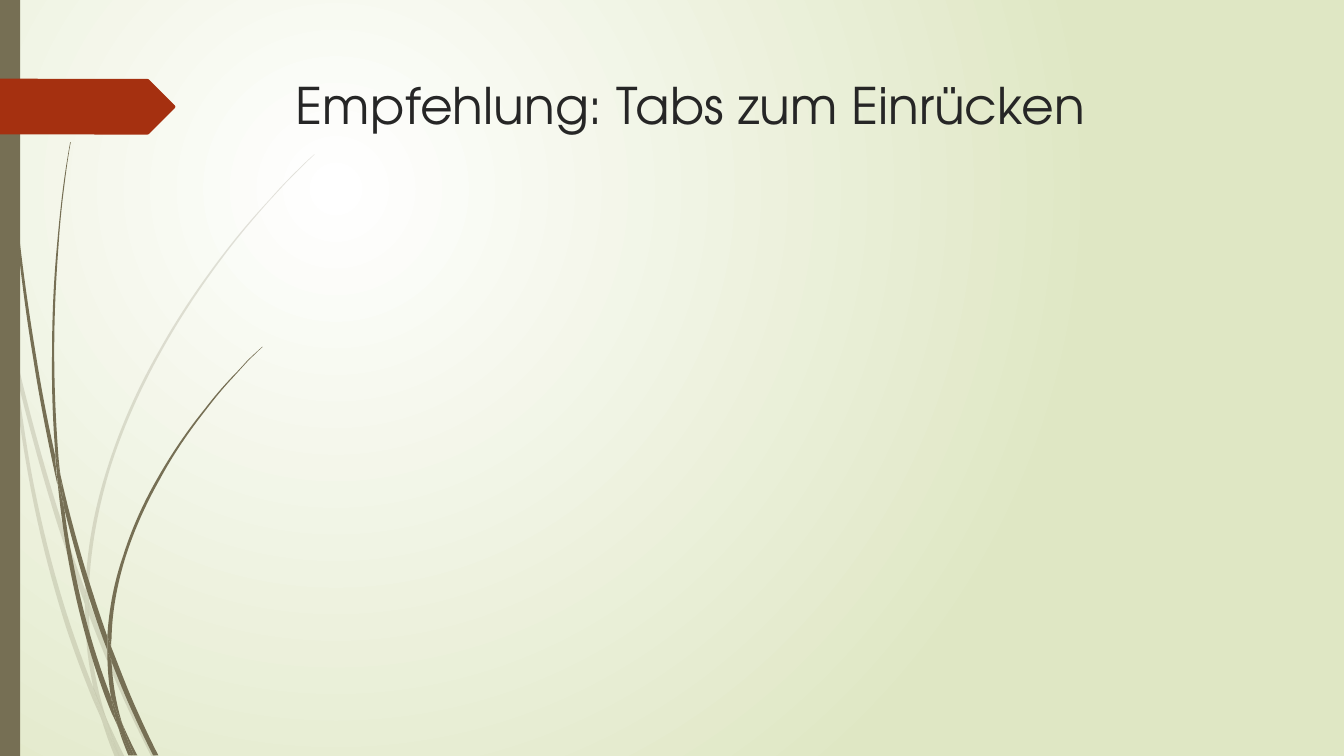
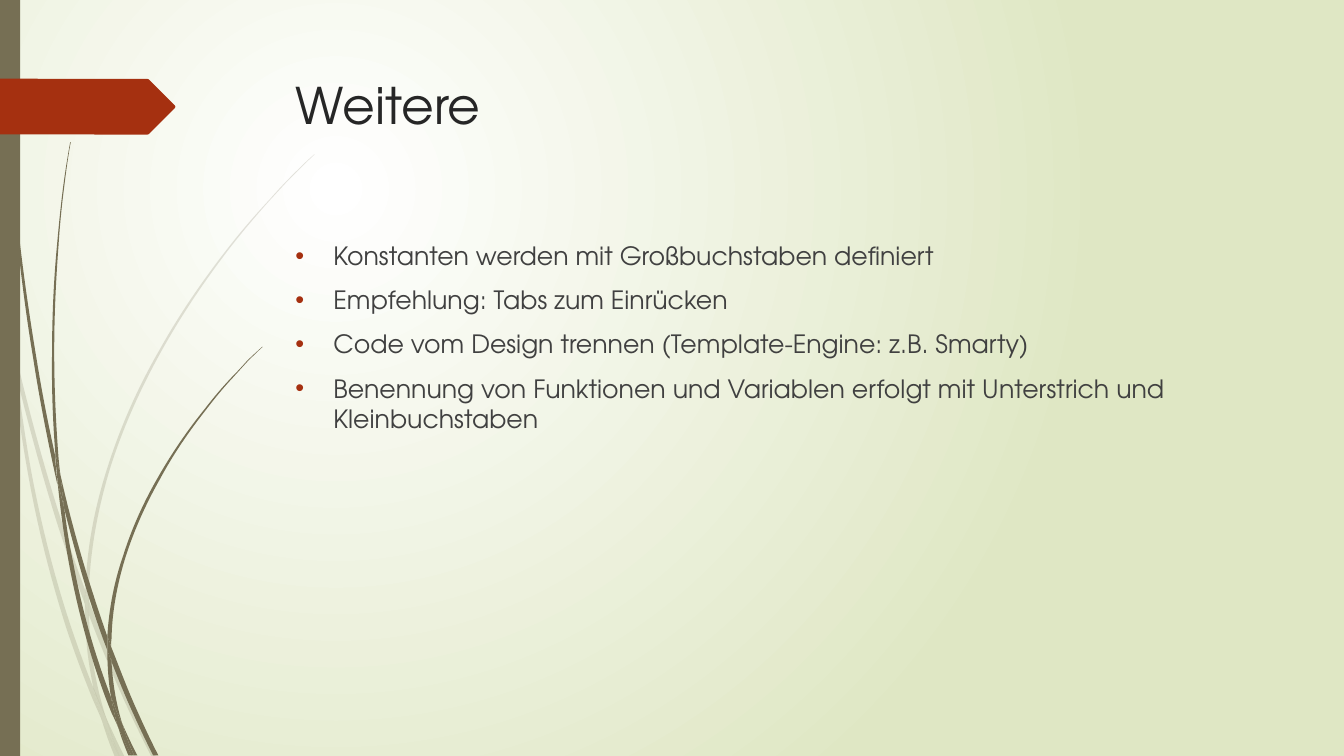
Before and after one commit to sarahkekslein/tictactoe, a slide deck: slide 10 of Präsentation/Code Conventions.pptx (slide 11 before the commit). Drawn at 1344x756 pixels with LibreOffice and Linux fonts; fonts in the diff are those of the drawing. Boxes give left, top, right and bottom in pixels: in the first picture for what was removed or moved away, otherwise in the second. Text is boxed around its words. In the diff, an @@ line names an element or a change of style, - is before the commit and + after.

```diff
--- a/Präsentation/Code Conventions.pptx
+++ b/Präsentation/Code Conventions.pptx
@@ title at (296, 86, 481, 125): text changed @@
-Empfehlung: Tabs zum Einrücken
+Weitere
@@ text added at (333, 246, 1164, 429), 18 pt, text #404040 @@
+• Konstanten werden mit Großbuchstaben definiert
+• Empfehlung: Tabs zum Einrücken
+• Code vom Design trennen (Template-Engine: z.B. Smarty)
+• Benennung von Funktionen und Variablen erfolgt mit Unterstrich und Kleinbuchstaben
```
Also in this commit, not shown: 7 other slides changed, 1 slide added, 1 slide removed.
